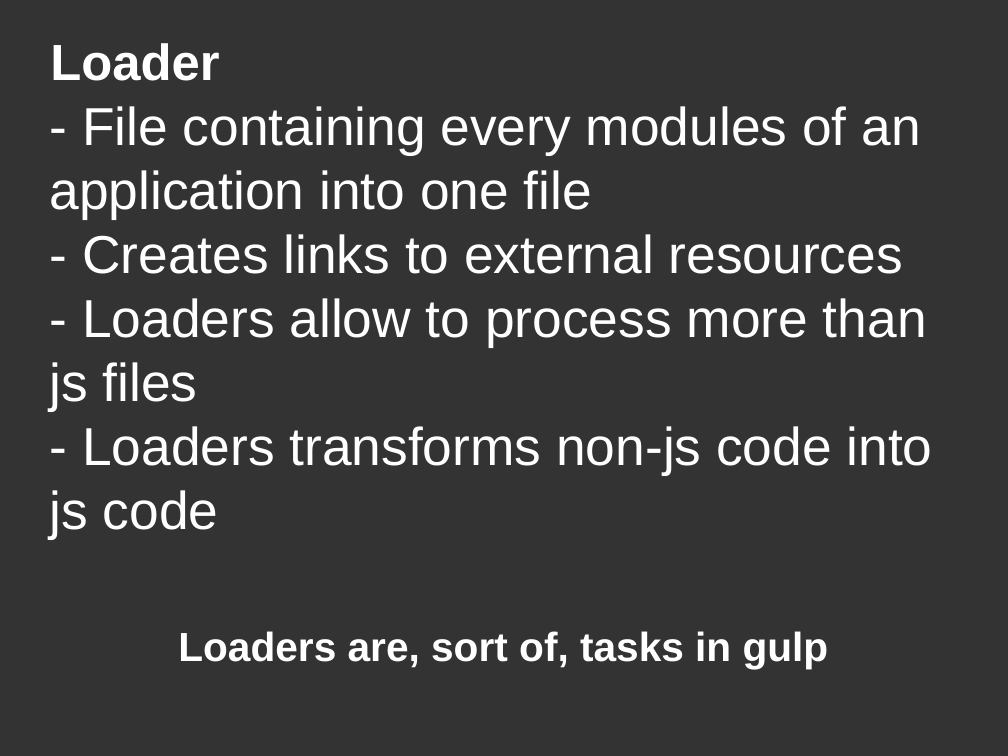
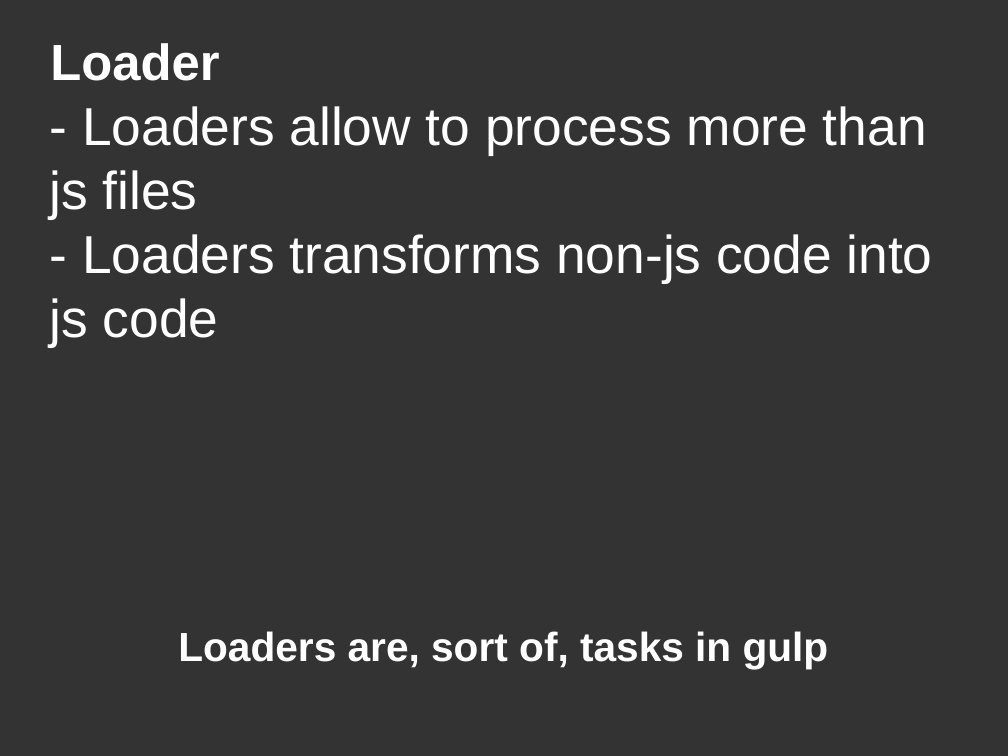
Before and after one commit to DanYellow/misc-tests, a slide deck: slide 8 of webpack-presentation-examples/webpack-part-one-nutshell.odp (slide 7 before the commit). Drawn at 1008x756 pixels with LibreOffice and Linux fonts; fonts in the diff are those of the drawing. Boxes give left, top, right and bottom in pixels: in the first picture for what was removed or moved away, otherwise in the second. Text is boxed around its words. In the diff, an @@ line names an element or a change of style, - is before the commit and + after.

```diff
--- a/webpack-presentation-examples/webpack-part-one-nutshell.odp
+++ b/webpack-presentation-examples/webpack-part-one-nutshell.odp
@@ title at bbox=[50, 106, 933, 348]: text changed @@
-- File containing every modules of an application into one file
-- Creates links to external resources
-- Loaders allow to process more than js files
-- Loaders transforms non-js code into js code
+- Loaders allow to process more than js files
+- Loaders transforms non-js code into js code
```
Also in this commit, not shown: 6 other slides changed, 1 slide added, 5 other files.
